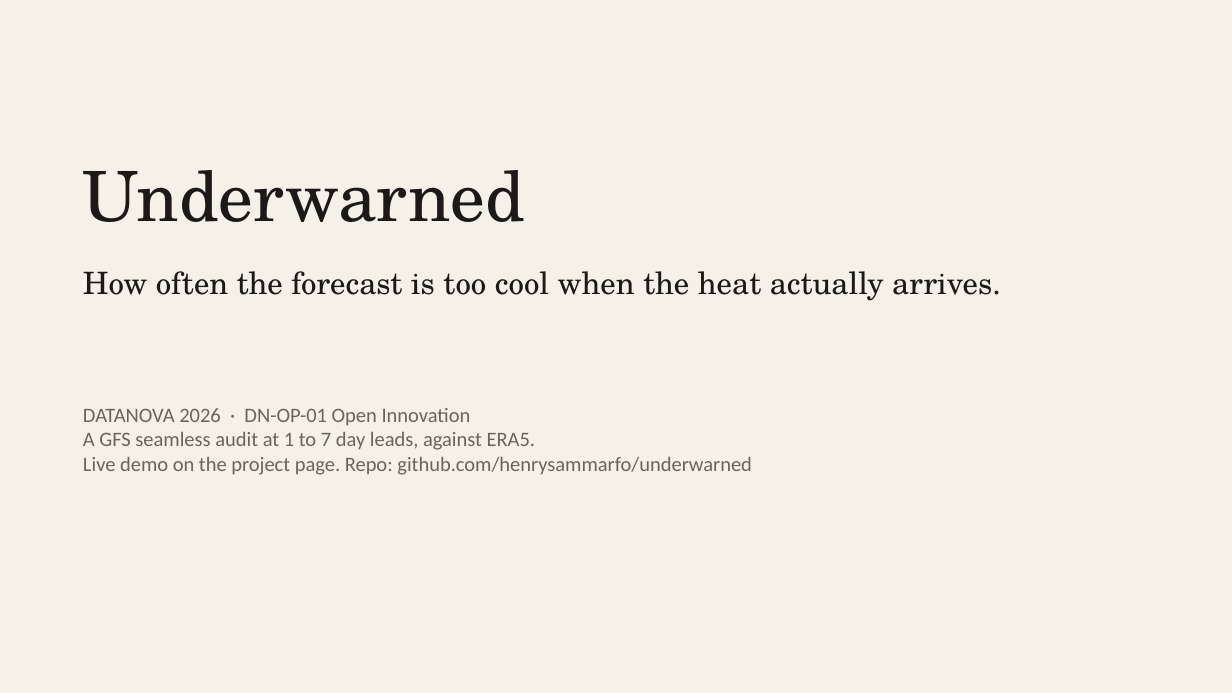
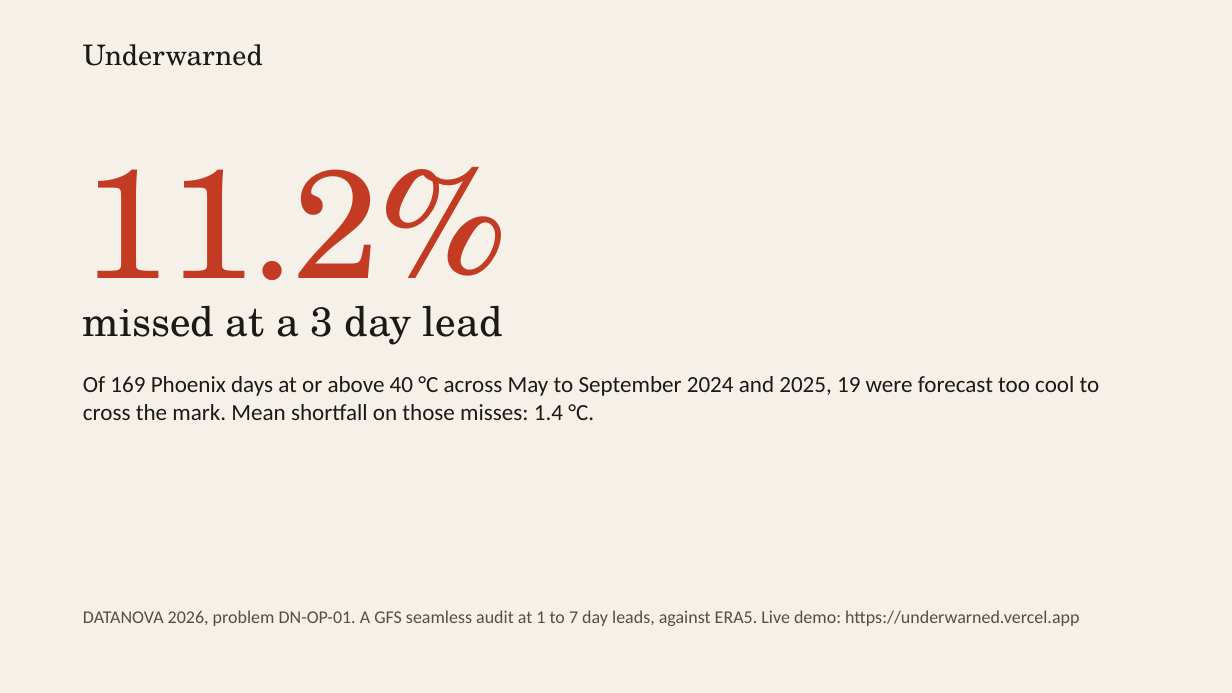
Before and after one commit to henrysammarfo/underwarned, a slide deck: slide 1 of docs/Underwarned-DATANOVA-deck.pptx. Drawn at 1232x693 pixels with LibreOffice and Linux fonts; fonts in the diff are those of the drawing. Boxes give left, top, right and bottom in pixels: in the first picture for what was removed or moved away, otherwise in the second. Text is boxed around its words. In the diff, an @@ line names an element or a change of style, - is before the commit and + after.

Commit message:
Rebuild the interface to the Underwarned design system.
The first viewport now states the Phoenix 40 °C finding, with a masthead, typographic miss ribbon, custom filters, and charts drawn from the frozen JSON. DESIGN.md is the brand source of truth. Deck visuals match the new paper and vermilion system.

```diff
--- a/docs/Underwarned-DATANOVA-deck.pptx
+++ b/docs/Underwarned-DATANOVA-deck.pptx
@@ text "Underwarned": place and size @@
-text "Underwarned" at (83,170,525,222)
+text "Underwarned" at (83,44,263,66)
@@ text "Underwarned" at (83,44,263,66): size 54 to 22 pt @@
@@ text added at (83,167,508,323), 120 pt, text #C23B22 @@
+11.2%
@@ text removed at (83,271,1001,301) @@
-How often the forecast is too cool when the heat actually arrives.
@@ text added at (83,305,503,345), 32 pt, text #1C1917 @@
+missed at a 3 day lead
@@ text added at (83,376,1100,420), 18 pt, text #1C1917 @@
+Of 169 Phoenix days at or above 40 °C across May to September 2024 and 2025, 19 were forecast too cool to cross the mark. Mean shortfall on those misses: 1.4 °C.
@@ text at (83,610,1079,626): text changed; size 16 to 14 pt; text colour #6B645C to #534E47 @@
-DATANOVA 2026 · DN-OP-01 Open Innovation
-A GFS seamless audit at 1 to 7 day leads, against ERA5.
-Live demo on the project page. Repo: github.com/henrysammarfo/underwarned
+DATANOVA 2026, problem DN-OP-01. A GFS seamless audit at 1 to 7 day leads, against ERA5. Live demo: https://underwarned.vercel.app
```
Also in this commit, not shown: 9 other slides changed, 22 other files.
